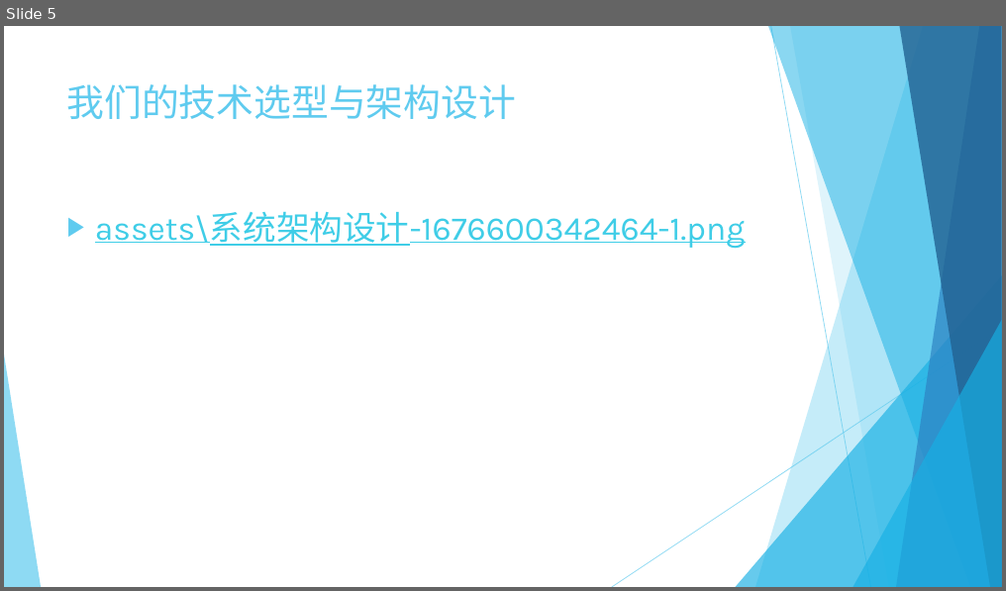
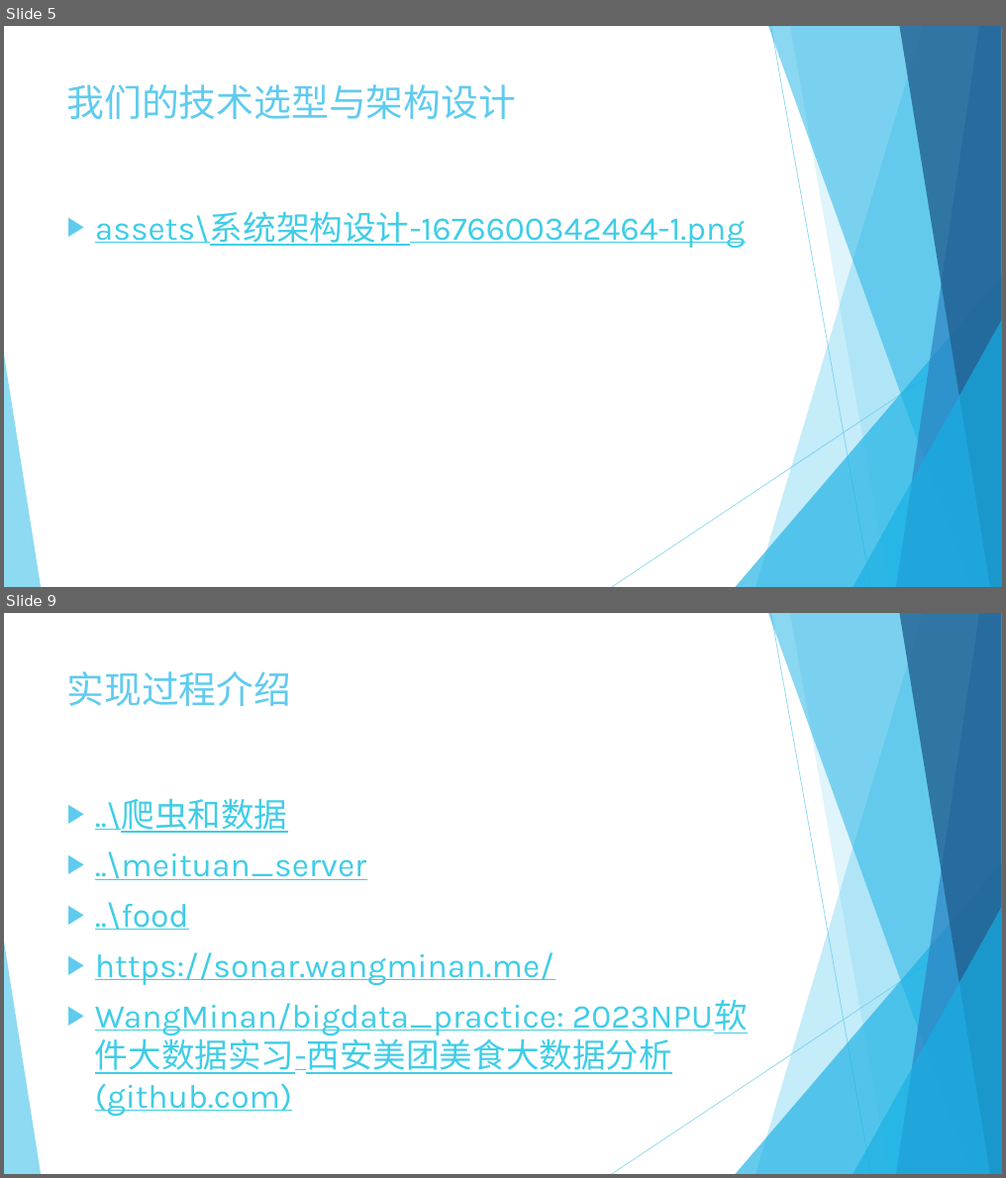
Before and after one commit to WangMinan/bigdata_practice, a slide deck: 文档/10.项目答辩.pptx. Shown one above the other, each under a label of ours: slide 5 before the commit, slides 5 and 9 after it; the slides between them are not shown. The pictures are 1006x591 and 1006x1178 pixels, drawn with LibreOffice and Linux fonts; fonts in the diff are those of the drawing. Boxes give left, top, right and bottom in pixels: in the first picture for what was removed or moved away, otherwise in the second. Text is boxed around its words. In the diff, an @@ line names an element or a change of style, - is before the commit and + after.

```diff
--- a/文档/10.项目答辩.pptx
+++ b/文档/10.项目答辩.pptx
@@ slide 9 added at (4,613,1002,1174), background #FFFFFF; not listed: 10 template elements that a slide beside it also shows @@
@@ title added at (67,671,292,706), 36 pt, text #5FCBEF @@
+实现过程介绍
@@ text added at (95,798,672,1116), 32 pt, text #3FCDE7, underline @@
+▶ ..\爬虫和数据
+▶ ..\meituan_server
+▶ ..\food
+▶ https://sonar.wangminan.me/
+▶ WangMinan/bigdata_practice: 2023NPU软件大数据实习-西安美团美食大数据分析 (github.com)
```
Also in this commit, not shown: 2 slides changed, 2 other slides added, 1 slide removed, 12 other files.
